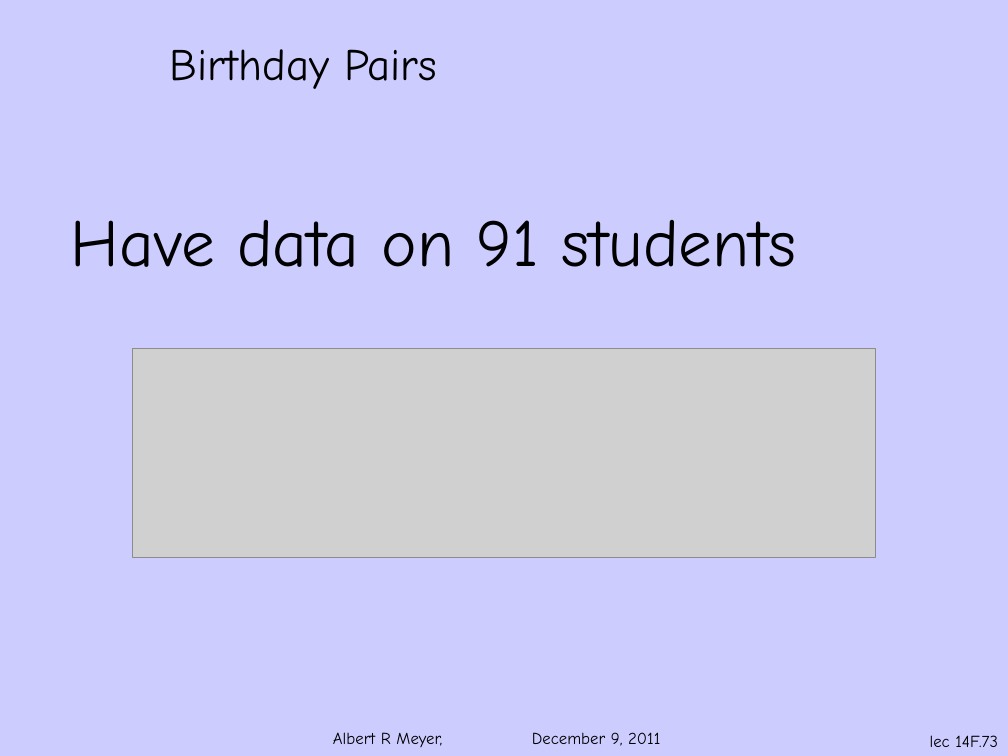
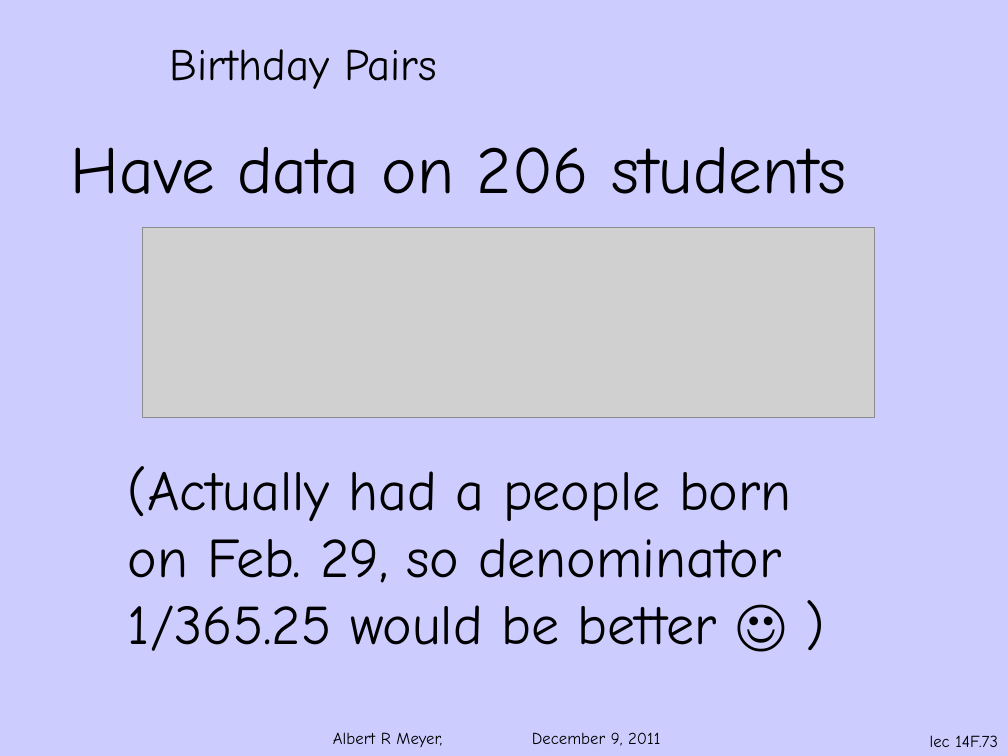
Before and after one commit to armeyer/mcs_web, a slide deck: slide 73 of fall11/slidesF11/slides14f.pptx. Drawn at 1008x756 pixels with LibreOffice and Linux fonts; fonts in the diff are those of the drawing; grey boxes stand for pictures; background and template pictures are left out. Boxes give left, top, right and bottom in pixels: in the first picture for what was removed or moved away, otherwise in the second. Text is boxed around its words. In the diff, an @@ line names an element or a change of style, - is before the commit and + after.

```diff
--- a/fall11/slidesF11/slides14f.pptx
+++ b/fall11/slidesF11/slides14f.pptx
@@ text at (71,147,847,194): text changed @@
-Have data on 91 students
+Have data on 206 students
@@ picture: place and size @@
-picture at (132,348,875,556)
+picture at (142,227,874,417)
@@ text added at (128,466,792,651), 40 pt, text #000000 @@
+(Actually had a people born
+on Feb. 29, so denominator
+1/365.25 would be better ☺ )
```
Also in this commit, not shown: 6 other slides changed, 1 slide added, 2 other files.
